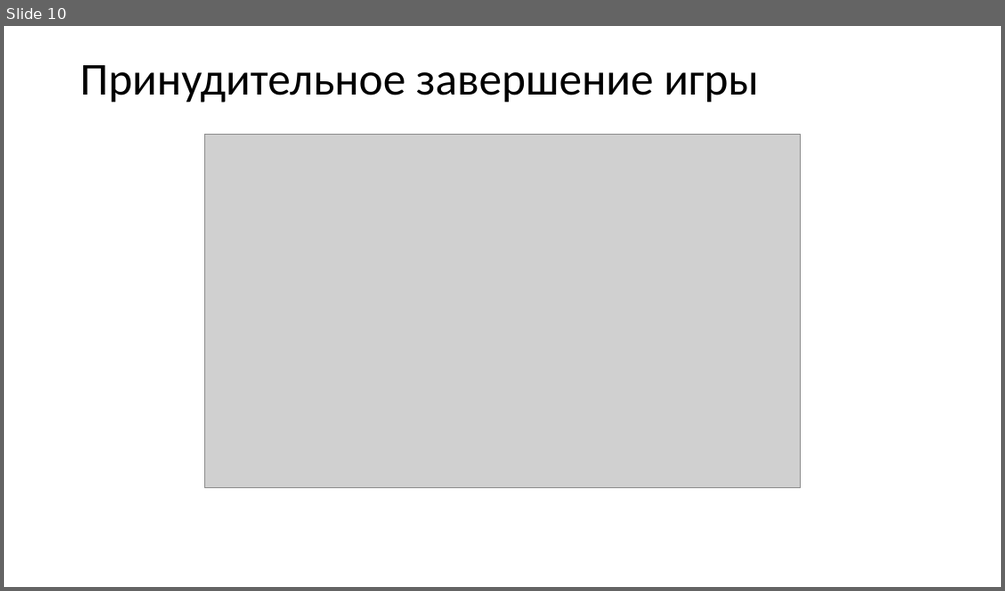
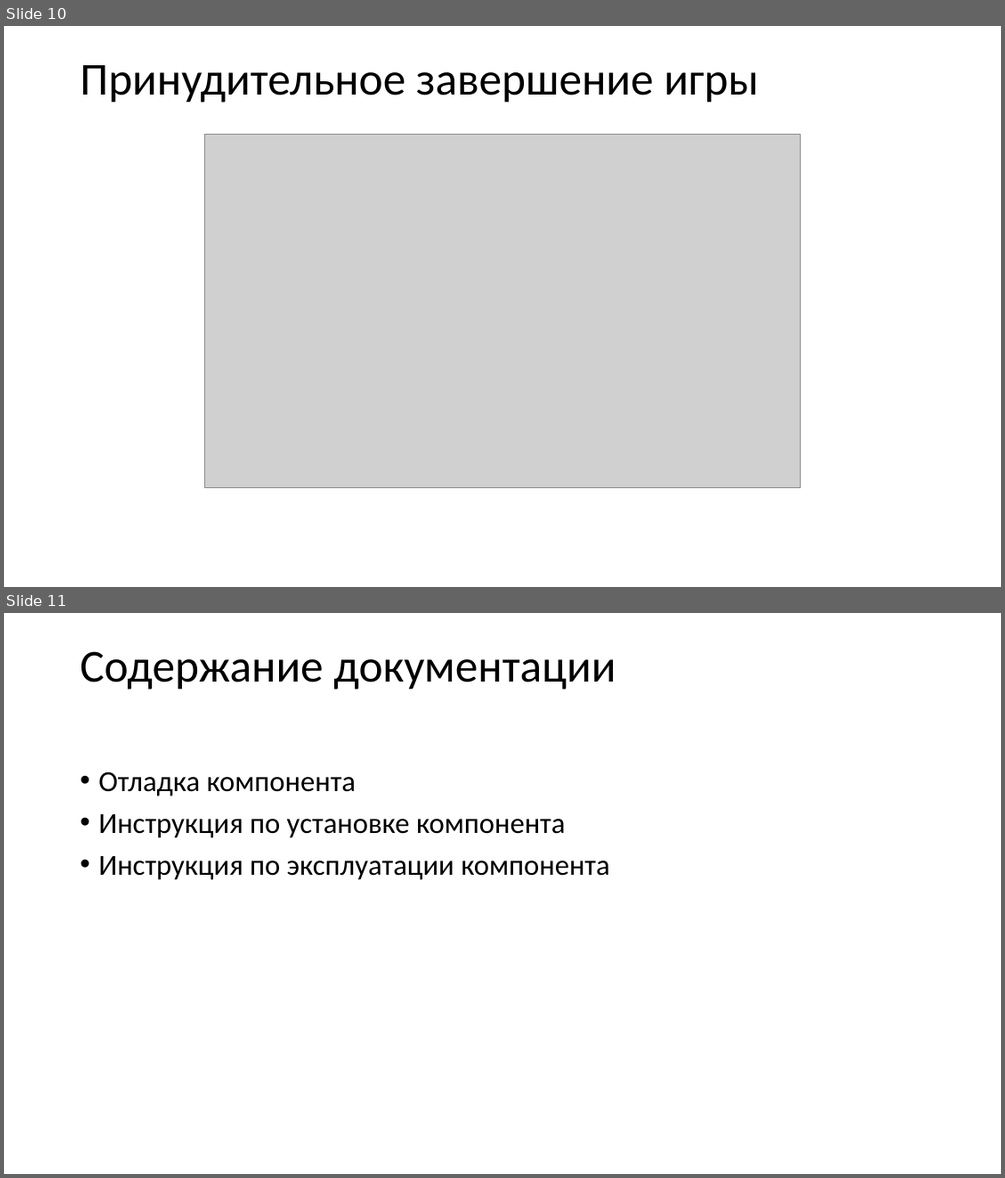
Before and after one commit to 1NiKuz1/snake, a slide deck: выступление/Презентация к курсовому проекту.pptx. Shown one above the other, each under a label of ours: slide 10 before the commit, slides 10 and 11 after it. The pictures are 1005x591 and 1005x1178 pixels, drawn with LibreOffice and Linux fonts; fonts in the diff are those of the drawing; grey boxes stand for pictures. Boxes give left, top, right and bottom in pixels: in the first picture for what was removed or moved away, otherwise in the second. Text is boxed around its words. In the diff, an @@ line names an element or a change of style, - is before the commit and + after.

```diff
--- a/выступление/Презентация к курсовому проекту.pptx
+++ b/выступление/Презентация к курсовому проекту.pptx
@@ slide 11 added at (4,613,1001,1174), background #FFFFFF @@
@@ title added at (80,651,615,690), 44 pt, text #000000 @@
+Содержание документации
@@ text added at (98,771,609,880), 28 pt, text #000000 @@
+• Отладка компонента
+• Инструкция по установке компонента
+• Инструкция по эксплуатации компонента
```
Also in this commit, not shown: 1 slide changed, 3 other slides added, 3 slides removed, 3 other files.
